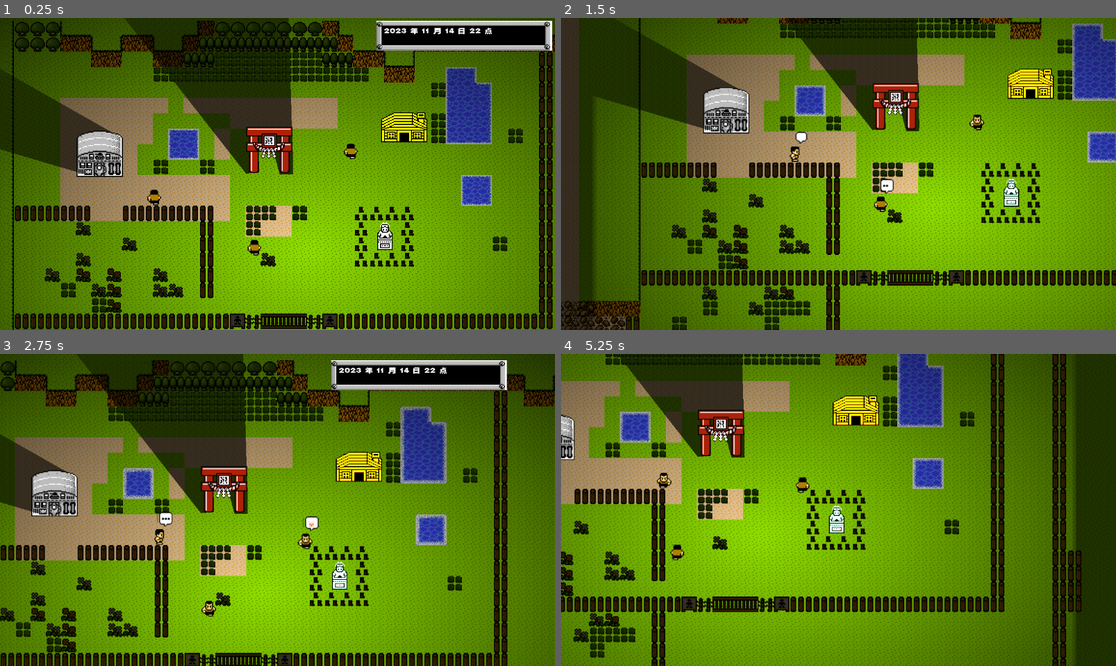
Above: before the commit, frames 1-4 (two rows, left to right).
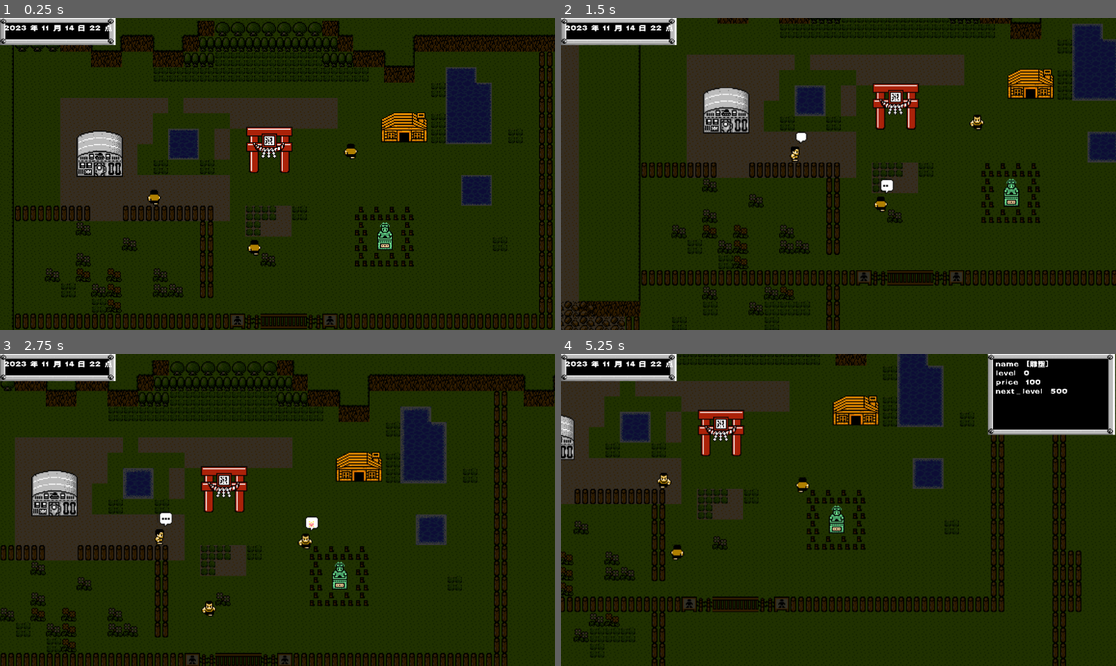
Above: after the commit, the same moments.

Repository: sparrowyang/mm-exp
Game: Godot game, scene res://town.tscn
Two runs of this game, one before a commit and one after it. Both use one fixed random seed, a clock stepped at 60 frames per second and the inputs below.
Inputs (mouse positions are in pixels of both pictures, inside the frame that each line leads up to):
- Up to frame 1 (0.25 s): no input
- Up to frame 2 (1.5 s): tap Enter at 0.5 s; move the mouse to (816, 248) at 0.52 s; click (816, 248) at 0.67 s; move the mouse to (760, 142) at 1.27 s; click (760, 142) at 1.42 s
- Up to frame 3 (2.75 s): move the mouse to (477, 503) at 2.02 s; click (477, 503) at 2.17 s
- Up to frame 4 (5.25 s): move the mouse to (783, 500) at 2.77 s; click (783, 500) at 2.92 s; move the mouse to (966, 485) at 3.52 s; click (966, 485) at 3.67 s; move the mouse to (827, 622) at 4.27 s; click (827, 622) at 4.42 s; move the mouse to (866, 510) at 5.02 s; click (866, 510) at 5.17 s

The runs differ from the first frame. In frame 1, 73% of the frame differs, in the area x 0-100%, y 0-100%; in frame 2, 74%; in frame 3, 76%; in frame 4, 80%.

Commit message:
通过 CanvasLayer 实现 UI 窗口固定

Diff:
--- a/scene/UI/header.gd
+++ b/scene/UI/header.gd
@@ -28,6 +28,6 @@
 		time_dict['day'],
 		time_dict['hour']
 		]
-	var x = get_viewport_rect().size.x - window_border.size.x
-	var y = 0
-	window.position = Vector2(x,y)
+	#var x = get_viewport_rect().size.x - window_border.size.x
+	#var y = 0
+	#window.position = Vector2(x,y)
--- a/scene/UI/header.tscn
+++ b/scene/UI/header.tscn
@@ -6,8 +6,15 @@
 [node name="window" instance=ExtResource("1_hpj7t")]
 
 [node name="window_border" parent="." index="0"]
-offset_right = 368.0
-offset_bottom = 72.0
+offset_right = 242.0
+offset_bottom = 65.0
+
+[node name="GridContainer" parent="window_border" index="0"]
+anchors_preset = -1
+anchor_right = 1.009
+anchor_bottom = 1.037
+offset_right = -16.312
+offset_bottom = -18.664
 
 [node name="msg" parent="window_border/GridContainer" index="0"]
 text = ""
--- a/scene/UI/window.gd
+++ b/scene/UI/window.gd
@@ -4,7 +4,10 @@
 
 #func _ready():
 #	self.global_position = Vector2.ZERO
+@onready var window_border = $window_border
 
+func get_window_size():
+	return window_border.size
 
 func _on_visibility_changed():
 	if self.visible == true:
--- a/scene/UI/window.tscn
+++ b/scene/UI/window.tscn
@@ -21,8 +21,8 @@
 
 [node name="window_border" type="NinePatchRect" parent="."]
 layout_mode = 0
-offset_right = 184.0
-offset_bottom = 160.0
+offset_right = 266.0
+offset_bottom = 196.0
 scale = Vector2(0.991091, 0.857191)
 size_flags_horizontal = 0
 texture = ExtResource("4_n5kv6")
--- a/scene/build.gd
+++ b/scene/build.gd
@@ -27,15 +27,20 @@
 var focus = false
 # 材质的图节点主要是用这个去控制着色器，然后改变节点的颜色。
 @onready var tile_map = $TileMap
+@onready var window = $CanvasLayer/window
 
 #var detil = preload("res://scene/UI/window.tscn")
 func show_detil():
-	get_node("window").msg = "name  [%s]\nlevel  %s\nprice  %s\nnext_level  %s\n"% \
+	window.msg = "name  [%s]\nlevel  %s\nprice  %s\nnext_level  %s\n"% \
 							[build_name,status.level,status.price,status.next_level]
-	get_node("window").show()
+	var current_camera_size = get_viewport_rect().size
+	var window_show_size = window.get_window_size()
+	window.position.x = current_camera_size.x - window_show_size.x
+	window.position.y = 0
+	window.show()
 
 func hide_detil():
-	get_node("window").hide()
+	window.hide()
 
 
 """
@@ -70,4 +75,4 @@
 #	print_debug("mouse unfocus on 【%s】" % build_name)
 	tile_map.material.set_shader_parameter("deep",0)
 	pass # Replace with function body.
-	hide_detil()
+	#hide_detil()
--- a/scene/build.tscn
+++ b/scene/build.tscn
@@ -36,13 +36,11 @@
 [node name="focus" type="AudioStreamPlayer" parent="."]
 stream = ExtResource("4_vk8jm")
 
-[node name="window" parent="." instance=ExtResource("5_rxcjv")]
+[node name="CanvasLayer" type="CanvasLayer" parent="."]
+
+[node name="window" parent="CanvasLayer" instance=ExtResource("5_rxcjv")]
 visible = false
-offset_left = 10.0
-offset_top = 10.0
-offset_right = 10.0
-offset_bottom = 10.0
 
 [connection signal="mouse_entered" from="StaticBody2D" to="." method="_on_static_body_2d_mouse_entered"]
 [connection signal="mouse_exited" from="StaticBody2D" to="." method="_on_static_body_2d_mouse_exited"]
-[connection signal="visibility_changed" from="window" to="window" method="_on_visibility_changed"]
+[connection signal="visibility_changed" from="CanvasLayer/window" to="CanvasLayer/window" method="_on_visibility_changed"]
--- a/town.tscn
+++ b/town.tscn
@@ -16,14 +16,6 @@
 shader = ExtResource("4_rkceq")
 shader_parameter/focus_color = Color(0, 0, 0, 1)
 shader_parameter/deep = 0.79
-
-[sub_resource type="Gradient" id="Gradient_sliek"]
-colors = PackedColorArray(1, 1, 1, 1, 0, 0, 0, 1)
-
-[sub_resource type="GradientTexture2D" id="GradientTexture2D_u84q5"]
-gradient = SubResource("Gradient_sliek")
-fill = 1
-fill_from = Vector2(0.519658, 0.531624)
 
 [node name="Node2D" type="Node2D"]
 position = Vector2(579, 318)
@@ -79,22 +71,11 @@
 position = Vector2(800, 432)
 build_name = "雕塑"
 
-[node name="system" type="Node" parent="."]
+[node name="CanvasLayer" type="CanvasLayer" parent="."]
 
-[node name="time" parent="system" instance=ExtResource("9_bgcl3")]
-offset_left = 719.744
-offset_top = -119.952
-offset_right = 719.744
-offset_bottom = -119.952
+[node name="system" type="Node" parent="CanvasLayer"]
 
-[node name="PointLight2D" type="PointLight2D" parent="system"]
-position = Vector2(616, 448)
-scale = Vector2(21.375, 14.7813)
-energy = 3.53
-range_item_cull_mask = 2
-shadow_enabled = true
-shadow_color = Color(0, 0, 0, 1)
-texture = SubResource("GradientTexture2D_u84q5")
+[node name="time" parent="CanvasLayer/system" instance=ExtResource("9_bgcl3")]
 
 [connection signal="mouse_entered" from="people/character2" to="people/character2" method="_on_mouse_entered"]
 [connection signal="mouse_exited" from="people/character2" to="people/character2" method="_on_mouse_exited"]
Not shown, changed: export_presets.cfg
Not shown: 1 places in town.tscn that only renumber resources
